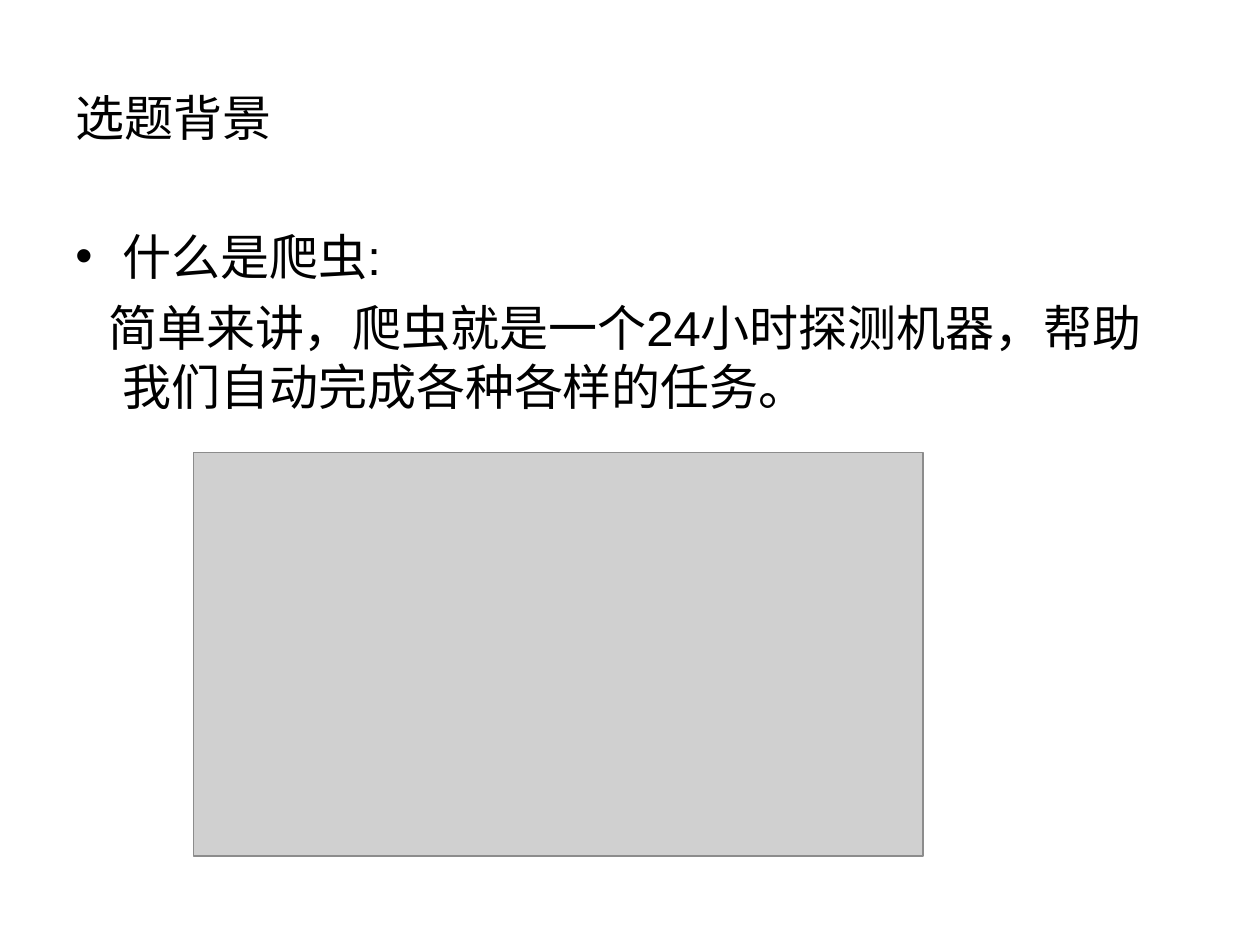
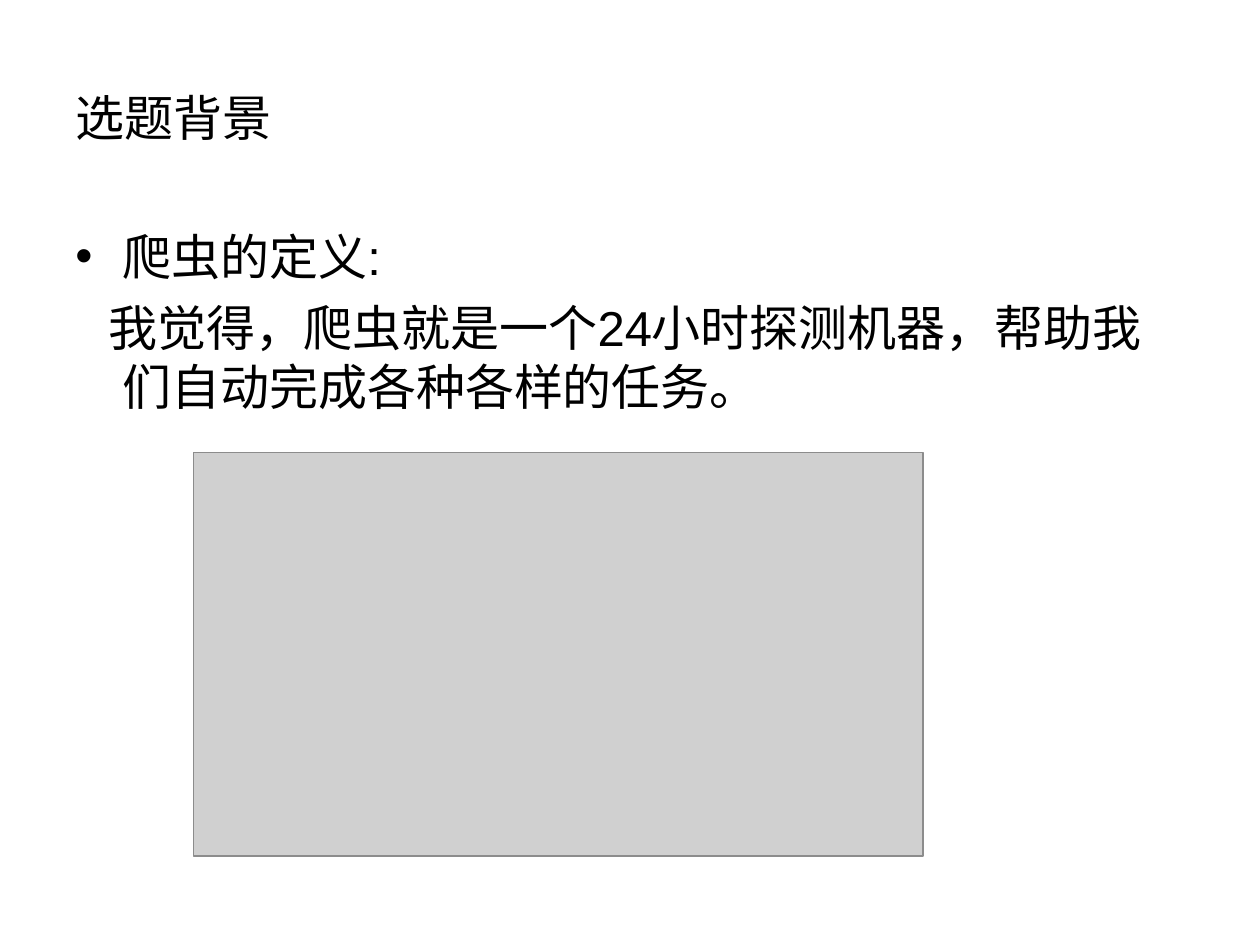
Before and after one commit to liuweiming1997/extensions, a slide deck: slide 3 of 论文.ppt. Drawn at 1260x945 pixels with LibreOffice and Linux fonts; fonts in the diff are those of the drawing; grey boxes stand for pictures. Boxes give left, top, right and bottom in pixels: in the first picture for what was removed or moved away, otherwise in the second. Text is boxed around its words. In the diff, an @@ line names an element or a change of style, - is before the commit and + after.

Commit message:
PPT FINAL

```diff
--- a/论文.ppt
+++ b/论文.ppt
@@ text at bbox=[108, 233, 1141, 409]: text changed @@
-• 什么是爬虫:
-简单来讲，爬虫就是一个24小时探测机器，帮助我们自动完成各种各样的任务。
+• 爬虫的定义:
+我觉得，爬虫就是一个24小时探测机器，帮助我们自动完成各种各样的任务。
```
Also in this commit, not shown: 3 other slides changed, 5 slides added, 2 slides removed.
